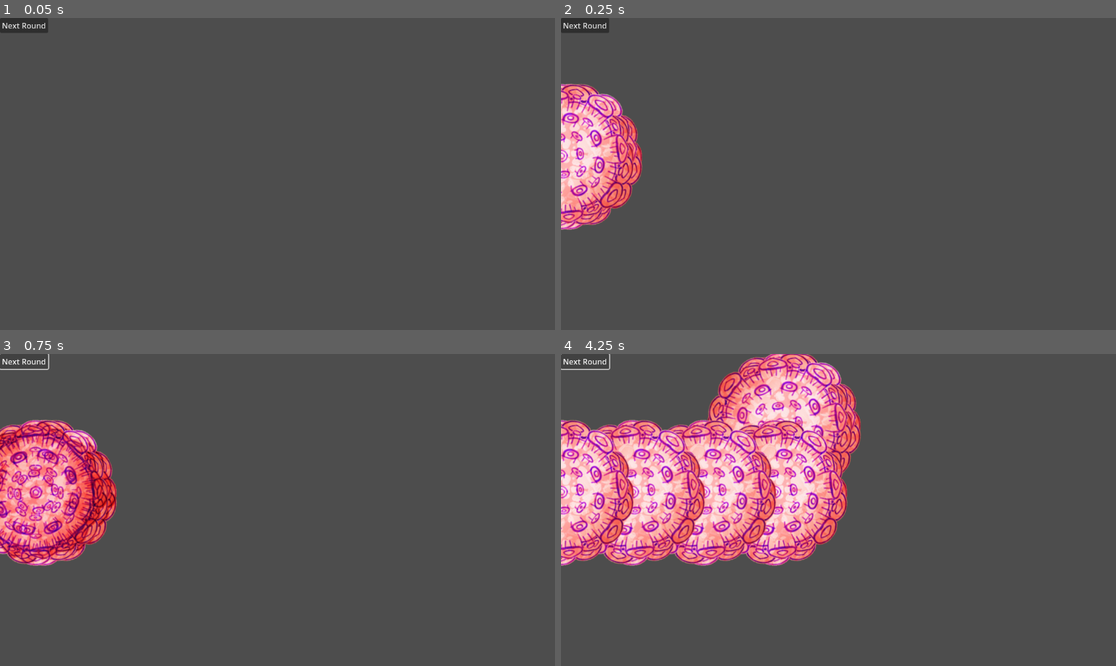
Above: before the commit, frames 1-4 (two rows, left to right).
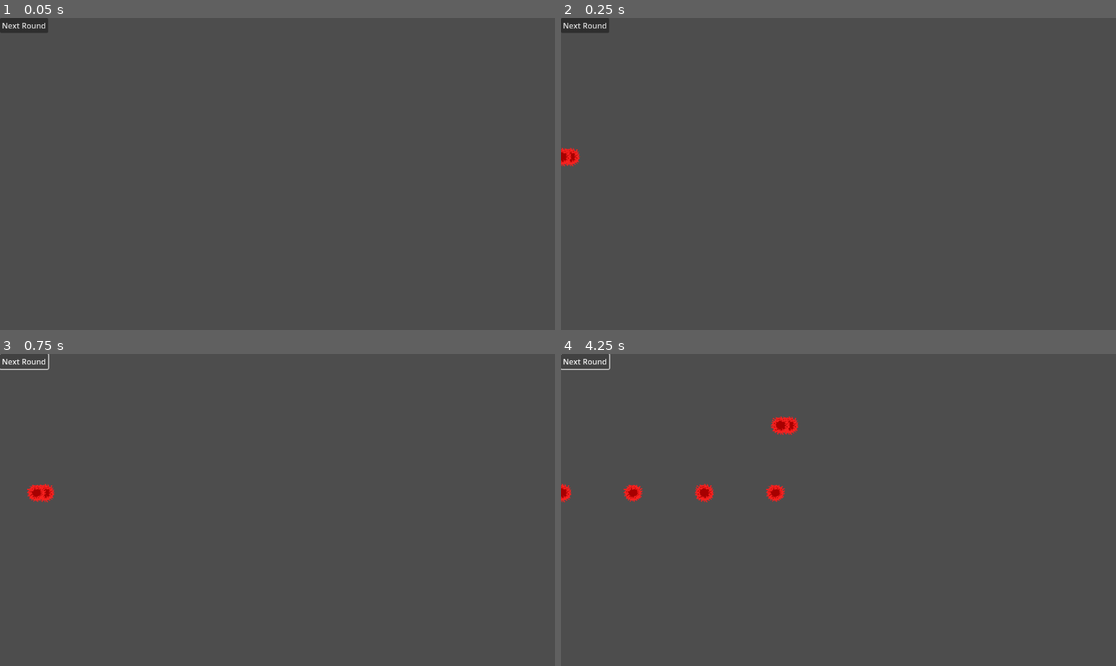
Above: after the commit, the same moments.

Repository: Kryzi/TowerDefense
Game: Godot game, scene res://Scenes/world.tscn
The game is run twice, just before and just after one commit, with the same random seed, the same clock (stepped at 60 frames per second) and the same inputs.
Inputs:
- Up to frame 1 (0.05 s): no input
- Up to frame 2 (0.25 s): no input
- Up to frame 3 (0.75 s): click "Next Round" at 0.5 s
- Up to frame 4 (4.25 s): click "Next Round" at 1.25 s; tap Enter (ui_accept) at 2, 2.27, 3.02 s; hold Right (ui_right) 2.03-3.53 s; hold Left (ui_left) from 3.53 s (still down)

Frame 1 is identical in both runs. In frame 2, 5.4% of the frame differs, in the area x 0-15%, y 20-68%; in frame 3, 8.3%; in frame 4, 27%, in the area x 0-55%, y 0-68%.

Commit message:
Virus billede

Diff:
--- a/Scenes/virus_1.tscn
+++ b/Scenes/virus_1.tscn
@@ -1,24 +1,24 @@
 [gd_scene load_steps=5 format=3 uid="uid://clb85plprtw5g"]
 
 [ext_resource type="Script" path="res://Scripts/Virus1.gd" id="1_5ncgj"]
-[ext_resource type="Texture2D" uid="uid://cktwdgag7th2k" path="res://assets/VirusBigPack/png2.png" id="2_8chso"]
-[ext_resource type="Texture2D" uid="uid://dhx4uovh0n7mj" path="res://assets/VirusBigPack/png3.png" id="3_iw1jt"]
+[ext_resource type="Texture2D" uid="uid://cc2v5etd143jg" path="res://assets/pixil-frame-0 (1).png" id="2_sxpnw"]
+[ext_resource type="Texture2D" uid="uid://ds5pl4iohkkcn" path="res://assets/pixil-frame-0.png" id="3_yyt5t"]
 
 [sub_resource type="SpriteFrames" id="SpriteFrames_woiae"]
 animations = [{
 "frames": [{
 "duration": 1.0,
-"texture": ExtResource("2_8chso")
+"texture": ExtResource("2_sxpnw")
 }, {
 "duration": 1.0,
-"texture": ExtResource("3_iw1jt")
+"texture": ExtResource("3_yyt5t")
 }],
 "loop": true,
 "name": &"Idle",
-"speed": 2.0
+"speed": 3.0
 }]
 
-[node name="Virus1" type="PathFollow2D"]
+[node name="Virus1" type="PathFollow2D" groups=["enemy"]]
 rotates = false
 script = ExtResource("1_5ncgj")
 
@@ -26,4 +26,4 @@
 sprite_frames = SubResource("SpriteFrames_woiae")
 animation = &"Idle"
 autoplay = "Idle"
-frame_progress = 0.392069
+frame_progress = 0.304083
Binary file added: assets/pixil-frame-0 (1).png
Not shown, added: assets/pixil-frame-0 (1).png.import
Binary file added: assets/pixil-frame-0.png
Not shown, added: assets/pixil-frame-0.png.import
